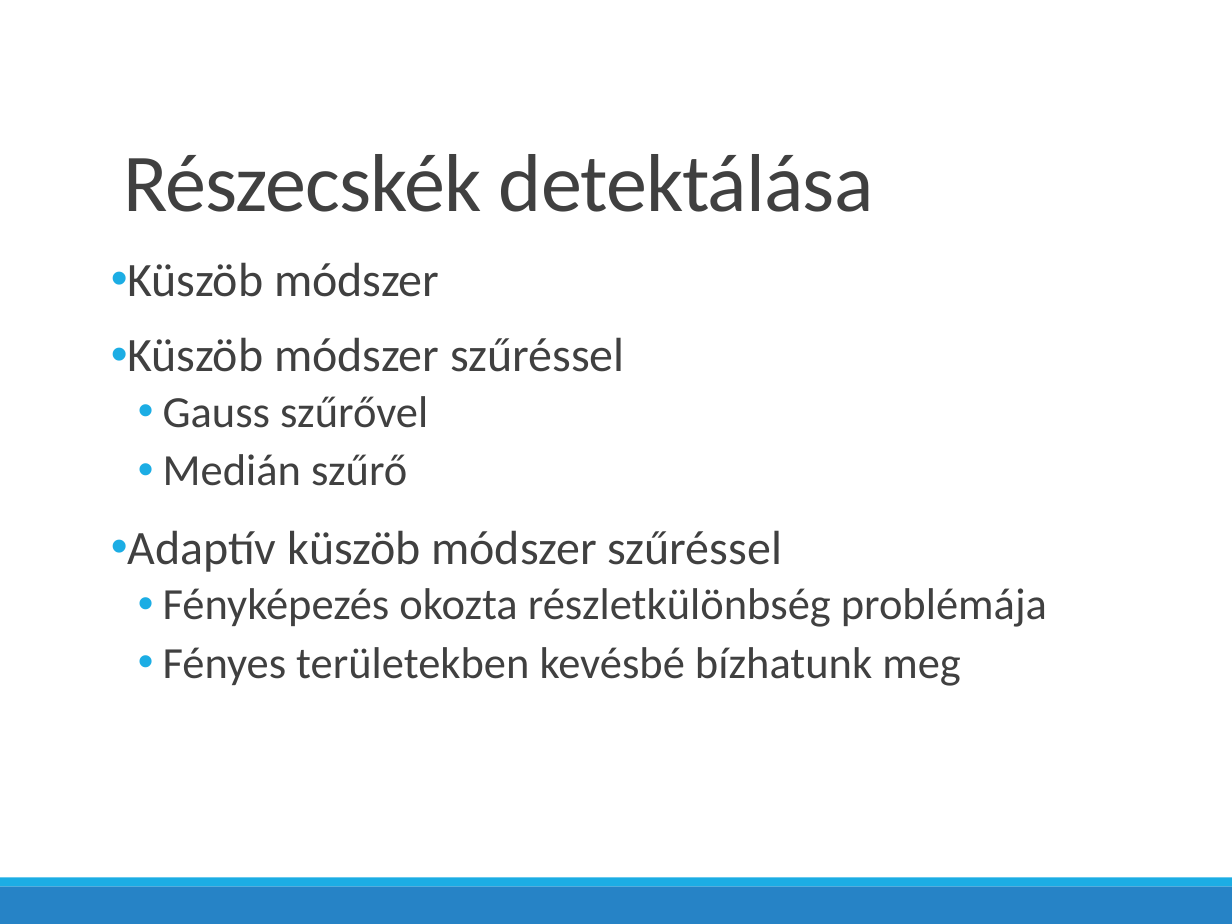
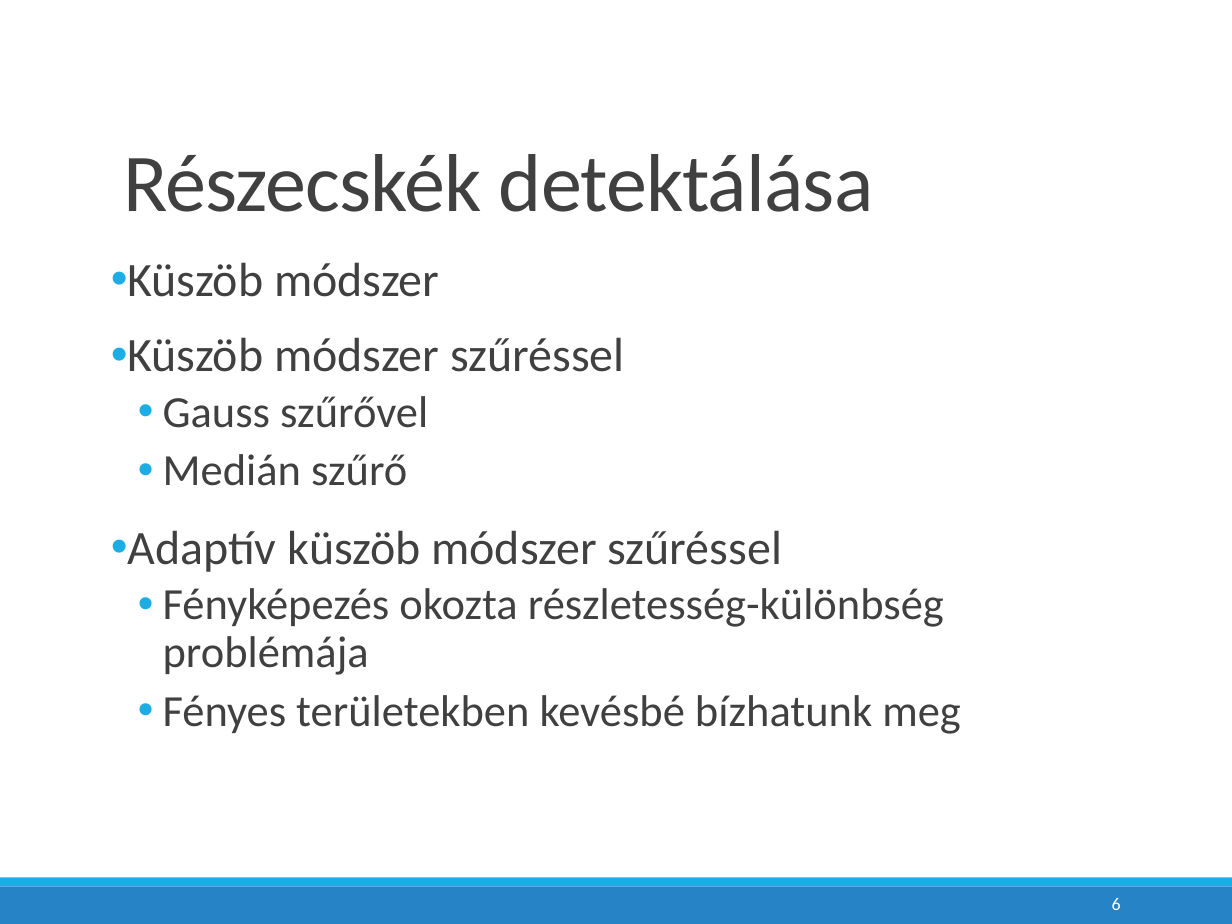
Before and after one commit to bakroistvan/diploma1_duma, a slide deck: slide 6 of prezi/bakro_diploma1.pptx. Drawn at 1232x924 pixels with LibreOffice and Linux fonts; fonts in the diff are those of the drawing. Boxes give left, top, right and bottom in pixels: in the first picture for what was removed or moved away, otherwise in the second. Text is boxed around its words. In the diff, an @@ line names an element or a change of style, - is before the commit and + after.

```diff
--- a/prezi/bakro_diploma1.pptx
+++ b/prezi/bakro_diploma1.pptx
@@ text at [163, 588, 944, 675]: text changed @@
-  • Fényképezés okozta részletkülönbség problémája
+  • Fényképezés okozta részletesség-különbség problémája
@@ page number added at [1112, 898, 1121, 910], 10.5 pt, text #FFFFFF @@
+6
```
Also in this commit, not shown: 14 other slides changed, 1 other file.
